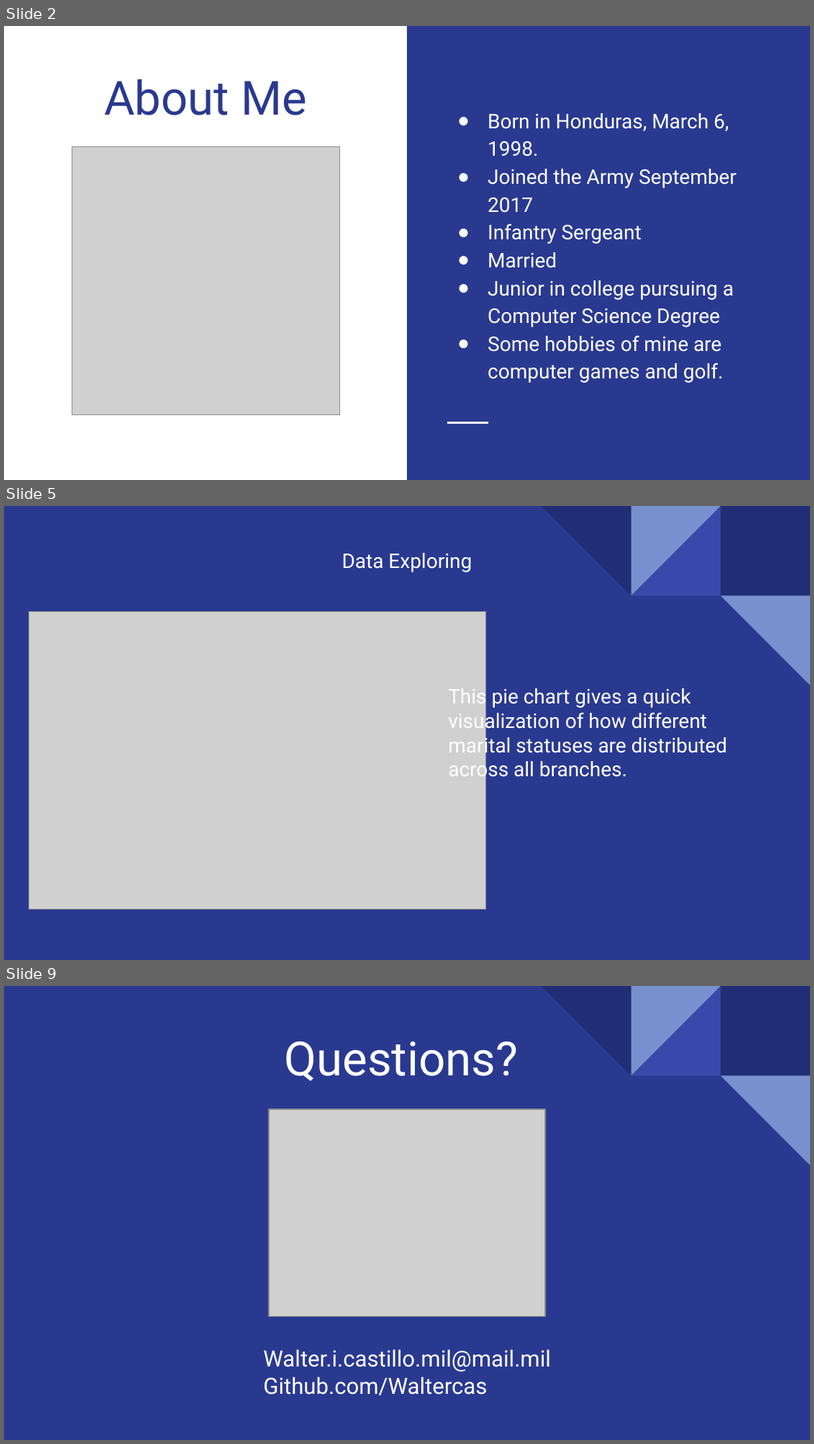
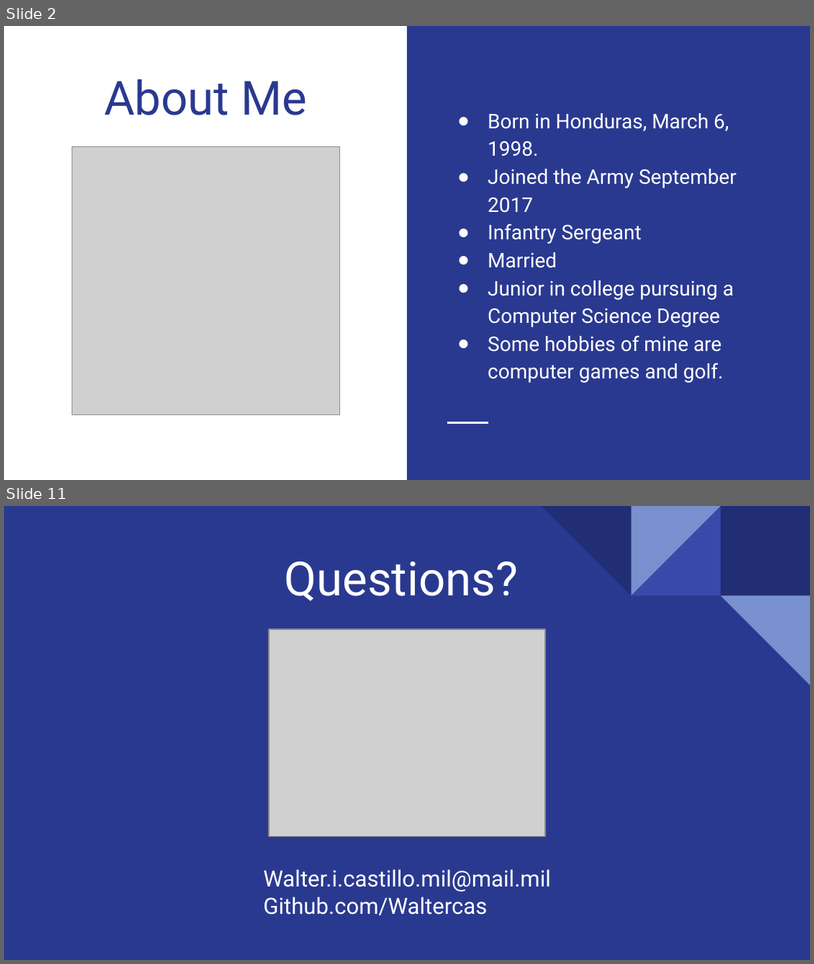
Before and after one commit to Waltercas/Active-Duty-Soldiers, a slide deck: Data/Soldier Demographic Capstone.pptx. Shown one above the other, each under a label of ours: slides 2, 5 and 9 before the commit, slides 2 and 11 after it; the slides between them are not shown. The pictures are 814x1444 and 814x964 pixels, drawn with LibreOffice and Linux fonts; fonts in the diff are those of the drawing; grey boxes stand for pictures. Boxes give left, top, right and bottom in pixels: in the first picture for what was removed or moved away, otherwise in the second. Text is boxed around its words. In the diff, an @@ line names an element or a change of style, - is before the commit and + after.

```diff
--- a/Data/Soldier Demographic Capstone.pptx
+++ b/Data/Soldier Demographic Capstone.pptx
@@ slide 5 removed at [4,506,810,960], background #2A3990; not listed: 5 template elements that a slide beside it also shows @@
@@ text removed at [342,553,472,572] @@
-Data Exploring
@@ picture removed at [29,612,486,909] @@
@@ text removed at [448,685,728,781] @@
-This pie chart gives a quick visualization of how different marital statuses are distributed across all branches.
@@ what was slide 9 is now slide 11 @@
```
Also in this commit, not shown: 2 slides changed, 5 slides added, 3 other slides removed, 3 other files.
